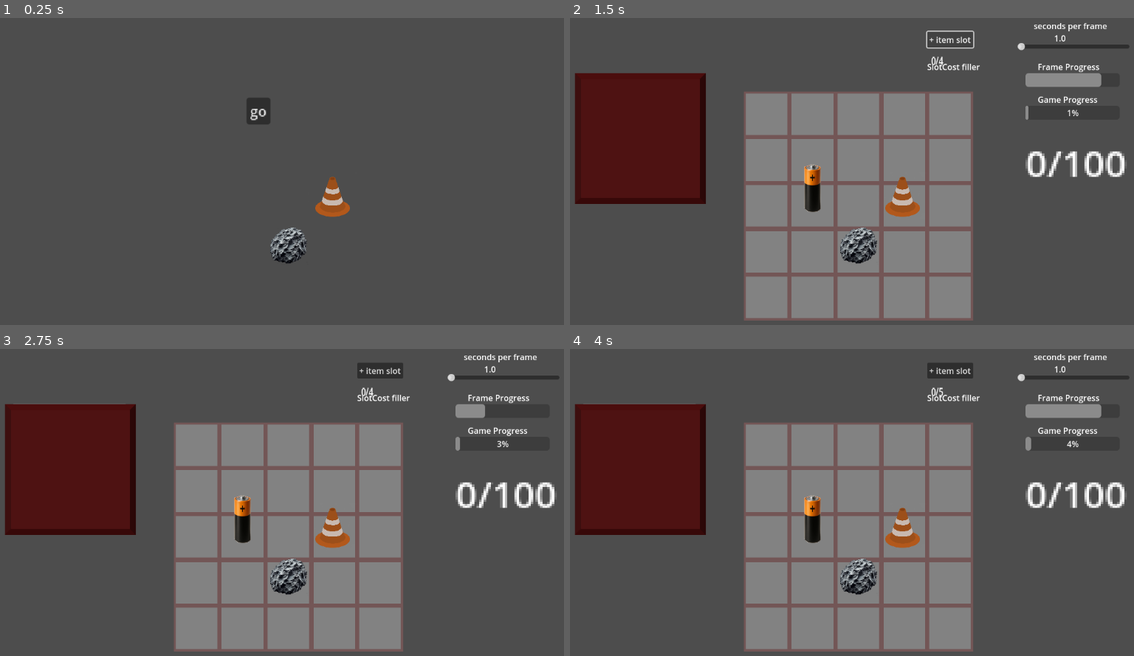
Above: before the commit, frames 1-4 (two rows, left to right).
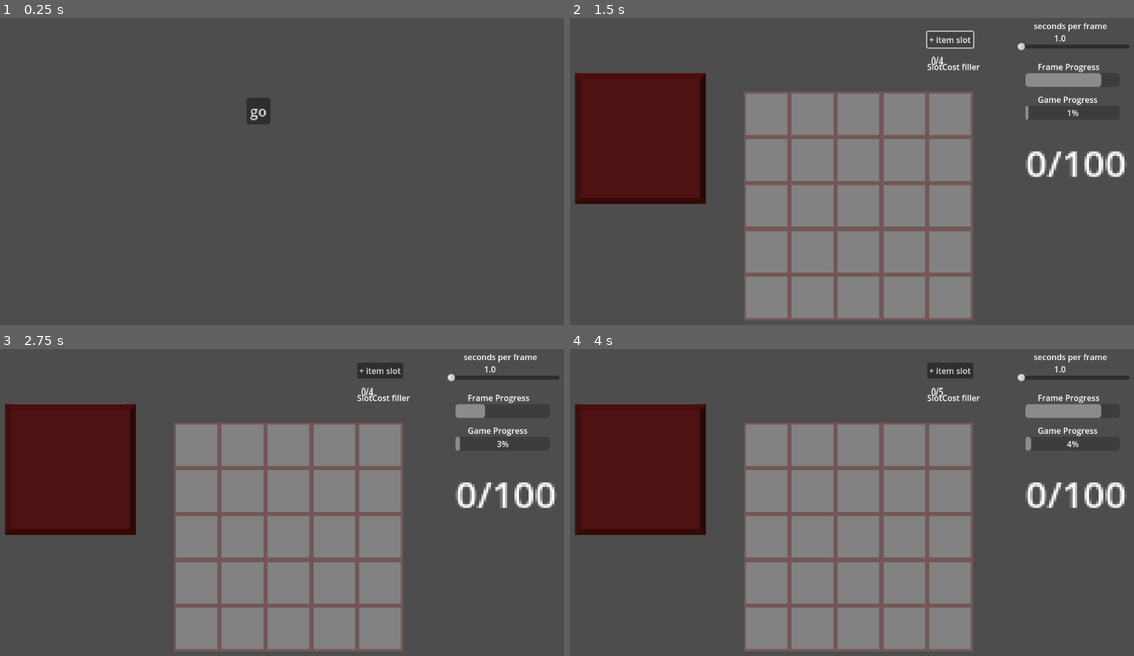
Above: after the commit, the same moments.

Repository: folkersm/junk_game
Game: Godot game, scene res://main.tscn
The game is run twice, just before and just after one commit, with the same random seed, the same clock (stepped at 60 frames per second) and the same inputs.
Inputs (mouse positions are in pixels of both pictures, inside the frame that each line leads up to):
- Up to frame 1 (0.25 s): no input
- Up to frame 2 (1.5 s): click "go" at 0.5 s; click "+ item slot" at 1.25 s
- Up to frame 3 (2.75 s): click (67, 468) at 2 s
- Up to frame 4 (4 s): click "+ item slot" at 2.75 s; click (637, 468) at 3.5 s

The runs differ from the first frame. In frame 1, 0.9% of the frame differs, in the area x 47-63%, y 51-81%; in frame 2, 1.4%, in the area x 41-63%, y 47-81%; in frame 3, 1.4%; in frame 4, 1.4%.
Error after the commit: Parse Error: Expected ":" after function declaration. (res://card_draw_manager.gd:3)

Commit message:
added card rarity data

Diff:
--- /dev/null
+++ b/building.gd
@@ -0,0 +1,16 @@
+extends Node2D
+
+var object_name: String
+
+func init(name):
+	object_name = name
+	set_photos(name)
+
+func set_photos(name):
+	var photo_path = str("res://Cards/",name,".png")
+
+	if FileAccess.file_exists(photo_path):
+		$photo.texture = photo_path
+	else:
+		print(str("building photo for",name,"not found"))
+		$photo.texture = "res://Cards/rock.png"
--- a/building.tscn
+++ b/building.tscn
@@ -1,3 +1,10 @@
-[gd_scene format=3 uid="uid://e2jypj2xxwpm"]
+[gd_scene load_steps=2 format=3 uid="uid://e2jypj2xxwpm"]
+
+[ext_resource type="Script" uid="uid://7um4olrinah8" path="res://building.gd" id="1_5j34s"]
 
 [node name="Building" type="Node2D"]
+script = ExtResource("1_5j34s")
+
+[node name="photo" type="Sprite2D" parent="."]
+
+[node name="photo_shadow" type="Sprite2D" parent="."]
--- /dev/null
+++ b/card_draw_manager.gd
@@ -0,0 +1,20 @@
+extends Node
+
+func click_pile(composition)
+
+
+
+
+
+func roll_metal():
+	#each item has a rarity value, the higher the rarity value, the easier it is to draw.
+	#the sum of rarity values is the random range we'll draw from
+	#to randomly select a card, we'll radnomly pick a number in the range, each card will be assigned an index,
+	# which is the rarity value plus the sum of the rarity values of the previous cards. We round up our random
+	#draw index to the next largest index.
+	#So when i add a card to the game, I simply give it a rarity value in a game file. The pool will be
+	#when i pile is created, a index distribution should be selected based on the data fies for each of the cards, plus
+	#there should be a way to modify rarity values.
+	#First, there should be an array of cards and there rarities importaed by the new pile, these are base values.
+	#The pile will take in a rarity mod array where it can modify the values of each of the rarities.
+	#
--- /dev/null
+++ b/cards.json
@@ -0,0 +1,18 @@
+[
+	{
+		"name":"rock",
+		"rarity": 40,
+		"type": "nature"
+	},
+	{
+		"name":"cone",
+		"rarity": 30,
+		"type": "industrial"
+	},
+	{
+		"name":"battery",
+		"rarity": 20,
+		"type": "tech"
+	}
+
+]
--- a/deck.gd
+++ b/deck.gd
@@ -1,24 +1,28 @@
 extends Node2D
 
-var deck: PackedInt32Array = [1, 3, 1] #set only for testing purposes
-var end: int = 2
-var top_card = 1 #set only for testing purposes
+var deck: PackedInt32Array = [] #set only for testing purposes
+var end: int = -1
+var top_card = -1 #set only for testing purposes
 
 # Called when the node enters the scene tree for the first time.
 func _ready() -> void:
-	display_card(deck[-1])
 	$Scrap.hide()
 	$Upgrade.hide()
 	$Build.hide()
+	display_card()
 
-func add_card(id):
+func add_card(name, level):
 	if len(deck) == end+1:
-		deck.append(id)
+		var card = {
+			"name": name,
+			"level": level
+			}
+		deck.append(card)
 	else:
-		deck[end] = id
+		deck[end] = name
 		end += 1
 	hide_cards()
-	display_card(id)
+	display_card()
 
 func remove_card() -> int:
 	if end >-1:
@@ -27,18 +31,16 @@
 		end -=1
 		hide_cards()
 		if end != -1:
-			display_card(deck[end])
+			display_card()
 		return card
-
-
 	else: return 0
 
 func hide_cards():
 	$RevealedCard.texture = null
 	$RevealedCardHighlight.texture = null
 
-func display_card(id):
-	var file_path ="res://Cards/" + str(id) + ".png"
+func display_card():
+	var file_path ="res://Cards/" + str(deck[-1]) + ".png"
 	if FileAccess.file_exists(file_path):
 		$RevealedCard.texture = load(file_path)
 	else:
--- a/floor.gd
+++ b/floor.gd
@@ -7,7 +7,6 @@
 # Called when the node enters the scene tree for the first time.
 func _ready() -> void:
 	pass # Replace with function body.
-
 
 func add_pile():
 	var new_pile = pile.instantiate()
--- a/main.tscn
+++ b/main.tscn
@@ -1,19 +1,17 @@
-[gd_scene load_steps=17 format=3 uid="uid://dlf0h0pv85qed"]
+[gd_scene load_steps=15 format=3 uid="uid://dlf0h0pv85qed"]
 
 [ext_resource type="PackedScene" uid="uid://c6w2ue1evpkbe" path="res://floor.tscn" id="1_opmlo"]
-[ext_resource type="Script" path="res://main_view.gd" id="1_uqibj"]
-[ext_resource type="Script" path="res://main.gd" id="1_vlh1g"]
-[ext_resource type="Script" path="res://floor.gd" id="2_xk1tc"]
-[ext_resource type="Script" path="res://game_clock.gd" id="4_bjsv2"]
-[ext_resource type="Script" path="res://frame_progress.gd" id="5_njoox"]
-[ext_resource type="Script" path="res://game_progress.gd" id="6_4ya5u"]
-[ext_resource type="Script" path="res://item_bar.gd" id="9_de2uq"]
-[ext_resource type="Script" path="res://deck.gd" id="10_hxo58"]
+[ext_resource type="Script" uid="uid://bgey6g41xi7kp" path="res://main_view.gd" id="1_uqibj"]
+[ext_resource type="Script" uid="uid://bxqdgamh7sa4c" path="res://main.gd" id="1_vlh1g"]
+[ext_resource type="Script" uid="uid://cl1u3h1egs1va" path="res://floor.gd" id="2_xk1tc"]
+[ext_resource type="Script" uid="uid://cq13rdcmvfd4o" path="res://game_clock.gd" id="4_bjsv2"]
+[ext_resource type="Script" uid="uid://bwowgkenflua5" path="res://frame_progress.gd" id="5_njoox"]
+[ext_resource type="Script" uid="uid://dnrsayssssn6p" path="res://game_progress.gd" id="6_4ya5u"]
+[ext_resource type="Script" uid="uid://cqnpt5oxavn6n" path="res://item_bar.gd" id="9_de2uq"]
+[ext_resource type="Script" uid="uid://b5o8mlytgnlt5" path="res://deck.gd" id="10_hxo58"]
 [ext_resource type="Texture2D" uid="uid://dy5gwumf7v4uf" path="res://art/card_base.png" id="11_fyjnb"]
-[ext_resource type="Texture2D" uid="uid://c8tvjp6mdaunq" path="res://Cards/battery.png" id="12_1cj35"]
-[ext_resource type="Script" path="res://score_tracker.gd" id="12_45ku1"]
-[ext_resource type="Texture2D" uid="uid://djv4okfokjolf" path="res://Cards/cone.png" id="13_cg52h"]
-[ext_resource type="Texture2D" uid="uid://f3swognck1n4" path="res://Cards/rock.png" id="14_xq3bu"]
+[ext_resource type="Script" uid="uid://ddsu04m3a3x1e" path="res://score_tracker.gd" id="12_45ku1"]
+[ext_resource type="Script" uid="uid://bjmgcw2irq3i6" path="res://card_draw_manager.gd" id="12_dg77c"]
 
 [sub_resource type="StyleBoxEmpty" id="StyleBoxEmpty_2pvlv"]
 
@@ -174,11 +172,6 @@
 offset_bottom = 23.0
 scale = Vector2(4.59683, 4.18765)
 
-[node name="Battery" type="Sprite2D" parent="MainView"]
-position = Vector2(488, 352)
-scale = Vector2(0.659686, 0.865441)
-texture = ExtResource("12_1cj35")
-
 [node name="ScreenAdjustTimer" type="Timer" parent="."]
 wait_time = 0.205
 autostart = true
@@ -193,15 +186,8 @@
 scale = Vector2(1.72293, 1.68683)
 text = "go"
 
-[node name="Cone" type="Sprite2D" parent="."]
-position = Vector2(664, 368)
-scale = Vector2(0.375, 0.359375)
-texture = ExtResource("13_cg52h")
-
-[node name="Rock" type="Sprite2D" parent="."]
-position = Vector2(576, 464)
-scale = Vector2(0.625, 0.625)
-texture = ExtResource("14_xq3bu")
+[node name="CardDrawManager" type="Node" parent="."]
+script = ExtResource("12_dg77c")
 
 [connection signal="timeout" from="MainView/GameClock/GameSpeedAdjust/GameClockTimer" to="MainView/GameClock" method="_on_game_clock_timer_timeout"]
 [connection signal="done" from="MainView/GameClock/FrameProgress" to="MainView/GameClock/GameProgress" method="_on_frame_progress_done"]
--- a/pile.gd
+++ b/pile.gd
@@ -1,9 +1,24 @@
 extends Node2D
 
-
+var path_to_card_rarity = "res://cards.json"
 # Called when the node enters the scene tree for the first time.
 func _ready() -> void:
 	pass # Replace with function body.
+
+func set_card_indecies(distribution_of_types):
+	var file = FileAccess.open(path_to_card_rarity, FileAccess.READ)
+	if file:
+		var json_rarity_data = file.get_as_text()
+		file.close()
+		var json = JSON.new()
+		var parsed_rarity_data = json.parse(json_rarity_data)
+		if parsed_rarity_data.error == OK:
+			var rarity_data = parsed_rarity_data.result
+		else:
+			print("error loading cards")
+
+
+
 
 func instantiate(coords):
 	position = coords
--- a/project.godot
+++ b/project.godot
@@ -12,7 +12,7 @@
 
 config/name="junk_game"
 run/main_scene="res://main.tscn"
-config/features=PackedStringArray("4.3", "GL Compatibility")
+config/features=PackedStringArray("4.4", "GL Compatibility")
 config/icon="res://icon.svg"
 
 [rendering]
Not shown, added: building.gd.uid
Not shown, added: card_draw_manager.gd.uid
Not shown, added: deck.gd.uid
Not shown, added: floor.gd.uid
Not shown, added: frame_progress.gd.uid
Not shown, added: game_clock.gd.uid
Not shown, added: game_progress.gd.uid
Not shown, added: item_bar.gd.uid
Not shown, added: main.gd.uid
Not shown, added: main_view.gd.uid
Not shown, added: pile.gd.uid
Not shown: 1 places in pile.tscn that only renumber resources
(and 2 more such lines)
